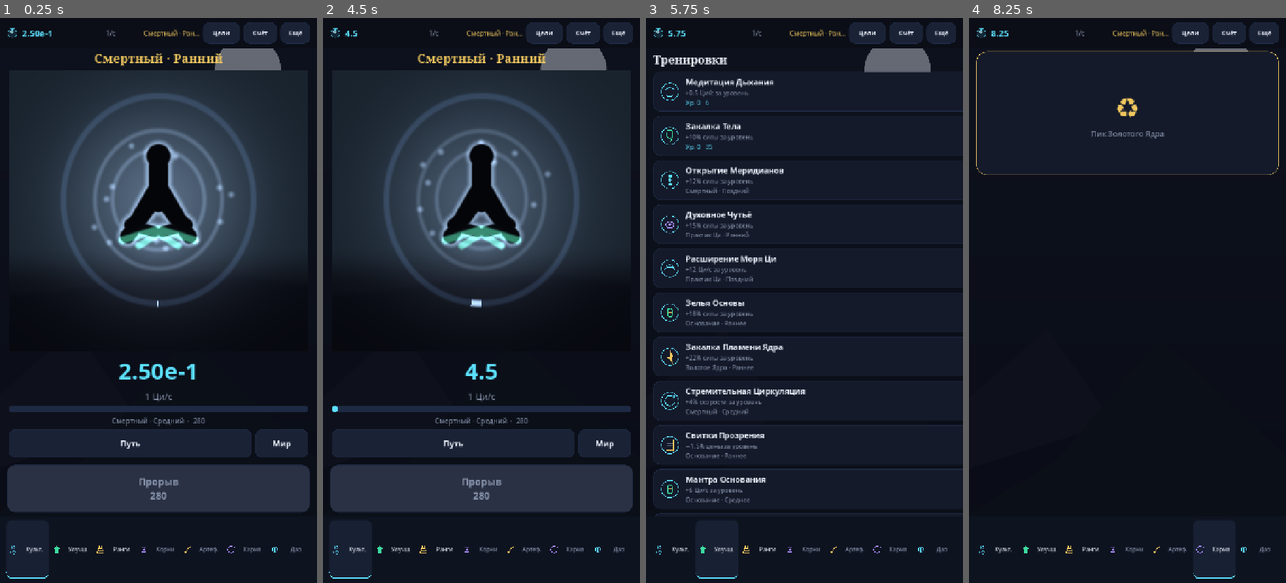
Above: before the commit, frames 1-4 (left to right).
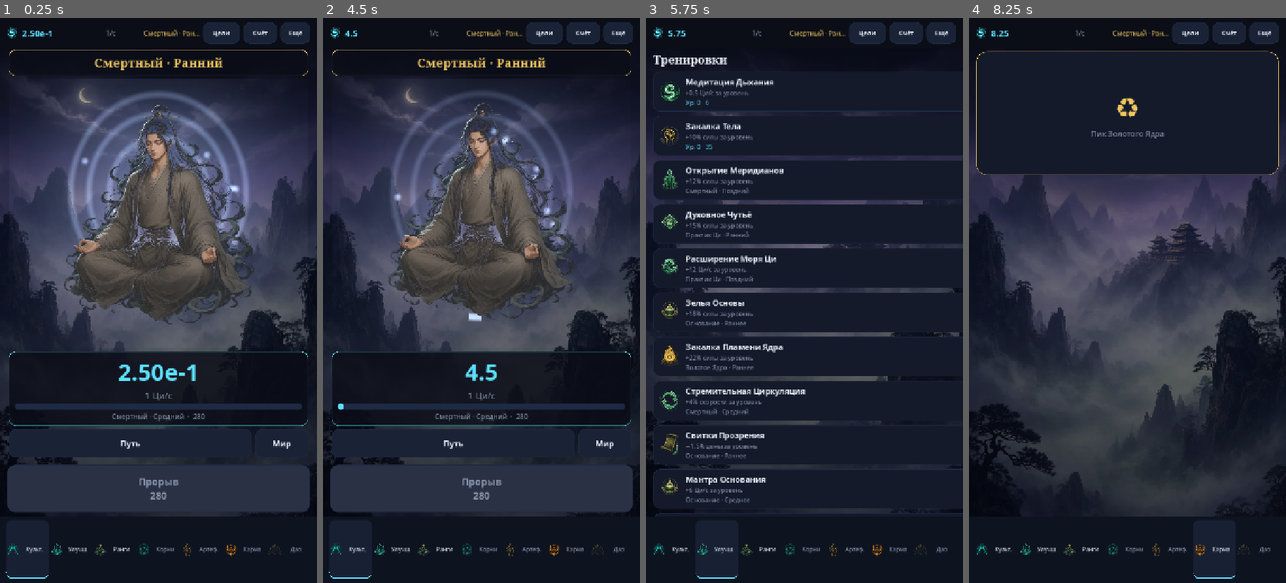
Above: after the commit, the same moments.

Repository: Garchita098/cultivation-beyond-heaven
Game: Godot game, scene res://scenes/main.tscn
Two runs of this game, one before a commit and one after it. Both use one fixed random seed, a clock stepped at 60 frames per second and the inputs below.
Inputs:
- Up to frame 1 (0.25 s): no input
- Up to frame 2 (4.5 s): click "Цели" at 0.5 s; click "Счёт" at 1.25 s; click "Ещё" at 2 s; click "Путь" at 2.75 s; click "Мир" at 3.5 s; click "Культ." at 4.25 s
- Up to frame 3 (5.75 s): click "Улучш." at 5 s
- Up to frame 4 (8.25 s): click "Ранги" at 5.75 s; click "Корни" at 6.5 s; click "Артеф." at 7.25 s; click "Карма" at 8 s

The runs differ from the first frame. In frame 1, 36% of the frame differs, in the area x 0-100%, y 1-96%; in frame 2, 34%; in frame 3, 8.0%; in frame 4, 44%.

Commit message:
Integrate the generated hero, world, and icon pack.
Heroes are webp, chosen by path or rank, with an additive aura, float, and Qi motes. Each world uses its 720p webp with drift and fog. Icons land on tabs, trainings, relics, roots, and path select. Screenshots are in docs/screenshots/stage4.

Co-authored-by: Garchita098 <Garchita098@users.noreply.github.com>

Diff:
--- /dev/null
+++ b/assets/shaders/hero_aura.gdshader
@@ -0,0 +1,74 @@
+shader_type canvas_item;
+render_mode blend_add, unshaded;
+
+uniform float tier = 0.0;
+uniform float progress = 0.0;
+uniform vec2 canvas_size = vec2(720.0, 760.0);
+uniform vec3 path_tint = vec3(-1.0, -1.0, -1.0);
+uniform float reduced = 0.0;
+
+float hsh(float n) {
+	return fract(sin(n) * 43758.5453);
+}
+
+vec3 aura_rgb(float t) {
+	vec3 mortal = vec3(0.55, 0.64, 0.75);
+	vec3 qi = vec3(0.361, 0.882, 1.0);
+	vec3 jade = vec3(0.239, 0.859, 0.627);
+	vec3 gold = vec3(0.941, 0.780, 0.369);
+	vec3 dao = vec3(0.655, 0.545, 0.980);
+	if (t < 1.0) {
+		return mix(mortal, qi, clamp(t, 0.0, 1.0));
+	}
+	if (t < 2.0) {
+		return mix(qi, jade, clamp(t - 1.0, 0.0, 1.0));
+	}
+	if (t < 3.0) {
+		return mix(jade, gold, clamp(t - 2.0, 0.0, 1.0));
+	}
+	return mix(gold, dao, clamp(t - 3.0, 0.0, 1.0));
+}
+
+void fragment() {
+	vec2 shortest = vec2(min(canvas_size.x, canvas_size.y));
+	vec2 p = (UV - vec2(0.5, 0.42)) * canvas_size / max(shortest.x, 1.0);
+	vec3 aura = aura_rgb(tier);
+	if (path_tint.x >= 0.0) {
+		aura = mix(aura, path_tint, 0.72);
+	}
+	float motion = reduced > 0.5 ? 0.0 : 1.0;
+	float pulse = 0.72 + 0.28 * sin(TIME * (1.2 + tier * 0.12)) * motion;
+	vec2 c = p;
+	float glow = exp(-dot(c, c) * (7.5 - tier * 0.4)) * pulse;
+	vec3 col = aura * glow * 0.55;
+	int rings = reduced > 0.5 ? 2 : 3;
+	for (int i = 0; i < 3; i++) {
+		if (i >= rings) {
+			break;
+		}
+		float fi = float(i);
+		float breathe = 0.01 * sin(TIME * 1.3 + fi) * motion;
+		float rr = 0.18 + fi * 0.07 + breathe;
+		float w = abs(length(c * vec2(1.0, 0.9)) - rr);
+		col += aura * smoothstep(0.02, 0.0, w) * (0.35 + tier * 0.05) * pulse;
+	}
+	int motes = reduced > 0.5 ? 0 : 10;
+	for (int i = 0; i < 10; i++) {
+		if (i >= motes) {
+			break;
+		}
+		float fi = float(i);
+		float dir = hsh(fi + 3.0) > 0.5 ? 1.0 : -1.0;
+		float ang = fi * 0.9 + TIME * (0.28 + tier * 0.08) * dir * motion;
+		float rad = 0.12 + hsh(fi + 9.0) * 0.22;
+		vec2 sp = vec2(cos(ang), sin(ang) * 0.72) * rad;
+		float d = length(c - sp);
+		col += aura * smoothstep(0.02, 0.0, d) * 0.7;
+	}
+	float ang = atan(c.x, -c.y);
+	float a01 = fract((ang + 3.14159265) / 6.2831853);
+	float ring_d = abs(length(c * vec2(1.0, 0.9)) - 0.42);
+	float on_ring = smoothstep(0.018, 0.004, ring_d);
+	col += aura * on_ring * step(a01, clamp(progress, 0.0, 1.0)) * 0.85;
+	COLOR = vec4(col, 1.0);
+}
--- /dev/null
+++ b/assets/shaders/world_fog.gdshader
@@ -0,0 +1,14 @@
+shader_type canvas_item;
+render_mode blend_mix, unshaded;
+
+uniform float reduced = 0.0;
+
+void fragment() {
+	float motion = reduced > 0.5 ? 0.0 : 1.0;
+	float drift = sin(TIME * 0.1 + UV.x * 4.0) * 0.03 * motion;
+	float low = smoothstep(0.42, 1.0, UV.y + drift);
+	float top = smoothstep(0.22, 0.0, UV.y);
+	float band = sin(UV.y * 9.0 + TIME * 0.15 * motion) * 0.5 + 0.5;
+	float alpha = max(low * 0.38, top * 0.5) + band * low * 0.06 * motion;
+	COLOR = vec4(0.02, 0.03, 0.07, alpha);
+}
--- a/autoload/game_state.gd
+++ b/autoload/game_state.gd
@@ -269,7 +269,7 @@
 
 
 func _emit_achievements(before: Dictionary) -> void:
-	if run == null:
+	if run == null or screenshot_mode:
 		return
 	for key in run.achievements.keys():
 		if not before.has(key):
--- a/scenes/main.gd
+++ b/scenes/main.gd
@@ -28,7 +28,10 @@
 var _status_rate: Label
 var _status_rank: Label
 var _world_bg: TextureRect
+var _fog: ColorRect
+var _fog_mat: ShaderMaterial
 var _bg_time: float = 0.0
+var _last_status_qi: String = ""
 var _content: Control
 var _cta: Control
 var _cta_btn: Button
@@ -76,9 +79,16 @@
 	_world_bg.mouse_filter = Control.MOUSE_FILTER_IGNORE
 	_world_bg.modulate = Color(1, 1, 1, 0.55)
 	add_child(_world_bg)
+	_fog = ColorRect.new()
+	_fog.set_anchors_preset(Control.PRESET_FULL_RECT)
+	_fog.mouse_filter = Control.MOUSE_FILTER_IGNORE
+	_fog_mat = ShaderMaterial.new()
+	_fog_mat.shader = load("res://assets/shaders/world_fog.gdshader")
+	_fog.material = _fog_mat
+	add_child(_fog)
 	var shade := ColorRect.new()
 	shade.set_anchors_preset(Control.PRESET_FULL_RECT)
-	shade.color = Color(0.043, 0.055, 0.09, 0.55)
+	shade.color = Color(0.043, 0.055, 0.09, 0.28)
 	shade.mouse_filter = Control.MOUSE_FILTER_IGNORE
 	add_child(shade)
 
@@ -162,9 +172,11 @@
 		if _world_bg.texture != null:
 			using_pack = str(_world_bg.texture.resource_path).begins_with("res://assets/art/")
 		_world_bg.modulate = Color(1, 1, 1, 0.92) if using_pack else tint
-		var drift := 0.0 if Prefs.reduced_effects else sin(_bg_time * 0.15) * 10.0
-		_world_bg.offset_left = -24.0 + drift
-		_world_bg.offset_right = 24.0 + drift
+		var drift := 0.0 if Prefs.reduced_effects else sin(_bg_time * 0.12) * 18.0
+		_world_bg.offset_left = -28.0 + drift
+		_world_bg.offset_right = 28.0 + drift
+		if _fog_mat != null:
+			_fog_mat.set_shader_parameter("reduced", 1.0 if Prefs.reduced_effects else 0.0)
 	if not _shooting:
 		GameState.tick(delta)
 		if not GameState.screenshot_mode:
@@ -381,7 +393,13 @@
 	var spec: Dictionary = TABS[index]
 	var id := str(spec["id"])
 	for key in _pages.keys():
-		(_pages[key] as Control).visible = key == id
+		var page: Control = _pages[key]
+		var show: bool = key == id
+		page.visible = show
+		if show and not Prefs.reduced_effects:
+			page.modulate.a = 0.0
+			var fade := create_tween()
+			fade.tween_property(page, "modulate:a", 1.0, 0.18)
 	var show_cta := bool(spec.get("cta", false))
 	_cta.visible = show_cta
 	_content.offset_bottom = -(NAV_H + (CTA_H if show_cta else 0.0))
@@ -413,7 +431,14 @@
 	var run := GameState.run
 	if run == null or not Content.valid:
 		return
-	_status_qi.text = Economy.format_qi(run.qi)
+	var qi_text := Economy.format_qi(run.qi)
+	if qi_text != _last_status_qi and _last_status_qi != "" and not Prefs.reduced_effects:
+		_status_qi.pivot_offset = _status_qi.size * 0.5
+		_status_qi.scale = Vector2(1.08, 1.08)
+		var pop := create_tween()
+		pop.tween_property(_status_qi, "scale", Vector2.ONE, 0.18)
+	_last_status_qi = qi_text
+	_status_qi.text = qi_text
 	_status_rate.text = "%s/с" % Economy.format_qi(BigNum.from_float(GameState.last_prod))
 	var rank: Dictionary = Content.data.rank_at(run.rank_index)
 	_status_rank.text = str(rank.get("name_ru", ""))
@@ -428,9 +453,9 @@
 
 
 func _pulse() -> void:
-	_flash.color.a = 0.45
+	_flash.color.a = 0.55
 	var tw := create_tween()
-	tw.tween_property(_flash, "color:a", 0.0, 0.45)
+	tw.tween_property(_flash, "color:a", 0.0, 0.55)
 
 
 func _on_feature(feature_id: String) -> void:
@@ -456,6 +481,15 @@
 	"world_void",
 	"world_chaos",
 	"tab_automation",
+	"rank_hero",
+	"bg_spirit",
+	"bg_heavenly",
+	"bg_void",
+	"bg_chaos",
+	"achievements",
+	"stats",
+	"settings",
+	"toast",
 ]
 
 
@@ -495,6 +529,10 @@
 	_path_sheet.visible = false
 	_ascension_modal.visible = false
 	_world_sheet.visible = false
+	_achievements.visible = false
+	_stats.visible = false
+	_settings.visible = false
+	_toast.visible = false
 	var name := str(_EXTRA_SHOTS[index])
 	if name == "rebirth_confirm":
 		_show_tab(5)
@@ -528,6 +566,36 @@
 			GameState.run.world_res["spirit_essence"] = 40.0
 		_show_tab(0)
 		_world_sheet.show_world()
+	elif name == "rank_hero":
+		_world_sheet.visible = false
+		GameState.run.path_joined = false
+		GameState.run.world_id = "mortal_world"
+		_show_tab(0)
+	elif name.begins_with("bg_"):
+		_world_sheet.visible = false
+		GameState.run.path_joined = true
+		GameState.run.path_id = "heavenly_sword"
+		var world_id: String = {
+			"bg_spirit": "spirit_world",
+			"bg_heavenly": "heavenly_world",
+			"bg_void": "void_dimension",
+			"bg_chaos": "chaos_origin",
+		}[name]
+		GameState.run.world_id = world_id
+		_show_tab(0)
+	elif name == "achievements":
+		_show_tab(0)
+		_achievements.show_sheet()
+	elif name == "stats":
+		_achievements.visible = false
+		_stats.show_sheet()
+	elif name == "settings":
+		_stats.visible = false
+		_settings.show_sheet()
+	elif name == "toast":
+		_settings.visible = false
+		_show_tab(0)
+		_show_toast("asc_1")
 	elif name == "tab_automation":
 		_world_sheet.visible = false
 		GameState.run.world_id = "mortal_world"
--- a/scenes/path_sheet.gd
+++ b/scenes/path_sheet.gd
@@ -75,6 +75,11 @@
 	var tint := CBHTheme.path_color(id)
 	var chosen := run != null and run.path_joined and run.path_id == id
 	button.text = str(path["name_ru"])
+	var emblem := ArtBank.path_icon(id)
+	if emblem != null:
+		button.icon = emblem
+		button.expand_icon = true
+		button.add_theme_constant_override("icon_max_width", 36)
 	var style := CBHTheme.flat(tint if chosen else CBHTheme.COL_PANEL, tint, 16, 2)
 	button.add_theme_stylebox_override("normal", style)
 	button.add_theme_stylebox_override("hover", style)
--- a/scenes/tabs/artifacts_view.gd
+++ b/scenes/tabs/artifacts_view.gd
@@ -103,6 +103,11 @@
 		button.add_theme_color_override("font_color", CBHTheme.COL_MUTED)
 	else:
 		button.text = str(art.get("name_ru", aid)).split(" ")[0]
+		var emblem := ArtBank.artifact_icon(aid)
+		if emblem != null:
+			button.icon = emblem
+			button.expand_icon = true
+			button.add_theme_constant_override("icon_max_width", 28)
 		button.add_theme_color_override("font_color", color)
 		button.pressed.connect(func():
 			_selected = aid
@@ -125,6 +130,11 @@
 		var lvl := int(GameState.run.artifacts_owned[aid])
 		var on := GameState.run.artifacts_equipped.has(aid)
 		button.text = "%s\n%s%d" % [str(art.get("name_ru", "")).split(" ")[0], "● " if on else "", lvl]
+		var emblem := ArtBank.artifact_icon(aid)
+		if emblem != null:
+			button.icon = emblem
+			button.expand_icon = true
+			button.add_theme_constant_override("icon_max_width", 28)
 		button.pressed.connect(func():
 			_selected = aid
 			GameState.toggle_artifact(aid)
--- a/scenes/tabs/cultivation_view.gd
+++ b/scenes/tabs/cultivation_view.gd
@@ -3,10 +3,13 @@
 
 var _shader_rect: ColorRect
 var _mat: ShaderMaterial
+var _aura: ColorRect
+var _aura_mat: ShaderMaterial
 var _hero: TextureRect
+var _qi_label: Label
 var _float_t: float = 0.0
+var _last_qi: String = ""
 var _rank_label: Label
-var _qi_label: Label
 var _rate_label: Label
 var _next_label: Label
 var _bar: ProgressBar
@@ -29,39 +32,61 @@
 	col.size_flags_vertical = Control.SIZE_EXPAND_FILL
 	margin.add_child(col)
 
+	var rank_panel := PanelContainer.new()
+	rank_panel.add_theme_stylebox_override("panel", CBHTheme.flat(Color(0.04, 0.05, 0.09, 0.72), CBHTheme.COL_GOLD, 14, 1))
+	col.add_child(rank_panel)
 	_rank_label = Label.new()
 	_rank_label.horizontal_alignment = HORIZONTAL_ALIGNMENT_CENTER
 	CBHTheme.style_label(_rank_label, theme.font_serif, 28, CBHTheme.COL_GOLD)
-	col.add_child(_rank_label)
-
+	rank_panel.add_child(_rank_label)
+
+	var stage := Control.new()
+	stage.size_flags_vertical = Control.SIZE_EXPAND_FILL
+	stage.custom_minimum_size = Vector2(0, 420)
+	stage.mouse_filter = Control.MOUSE_FILTER_IGNORE
+	col.add_child(stage)
 	_shader_rect = ColorRect.new()
-	_shader_rect.size_flags_vertical = Control.SIZE_EXPAND_FILL
-	_shader_rect.custom_minimum_size = Vector2(0, 420)
+	_shader_rect.set_anchors_preset(Control.PRESET_FULL_RECT)
 	_shader_rect.color = Color.WHITE
 	_shader_rect.mouse_filter = Control.MOUSE_FILTER_IGNORE
 	var shader: Shader = load("res://assets/shaders/cultivator_aura.gdshader")
 	_mat = ShaderMaterial.new()
 	_mat.shader = shader
 	_shader_rect.material = _mat
-	col.add_child(_shader_rect)
+	stage.add_child(_shader_rect)
+	_aura = ColorRect.new()
+	_aura.set_anchors_preset(Control.PRESET_FULL_RECT)
+	_aura.mouse_filter = Control.MOUSE_FILTER_IGNORE
+	_aura.visible = false
+	var aura_shader: Shader = load("res://assets/shaders/hero_aura.gdshader")
+	_aura_mat = ShaderMaterial.new()
+	_aura_mat.shader = aura_shader
+	_aura.material = _aura_mat
+	stage.add_child(_aura)
 	_hero = TextureRect.new()
 	_hero.set_anchors_preset(Control.PRESET_FULL_RECT)
-	_hero.offset_top = 40.0
-	_hero.offset_bottom = -20.0
+	_hero.offset_top = 8.0
+	_hero.offset_bottom = -8.0
 	_hero.expand_mode = TextureRect.EXPAND_IGNORE_SIZE
 	_hero.stretch_mode = TextureRect.STRETCH_KEEP_ASPECT_CENTERED
 	_hero.mouse_filter = Control.MOUSE_FILTER_IGNORE
-	_shader_rect.add_child(_hero)
-
+	stage.add_child(_hero)
+
+	var qi_panel := PanelContainer.new()
+	var qi_style := CBHTheme.flat(Color(0.04, 0.05, 0.09, 0.82), CBHTheme.COL_QI, 16, 1)
+	qi_panel.add_theme_stylebox_override("panel", qi_style)
+	col.add_child(qi_panel)
+	var qi_box := VBoxContainer.new()
+	qi_panel.add_child(qi_box)
 	_qi_label = Label.new()
 	_qi_label.horizontal_alignment = HORIZONTAL_ALIGNMENT_CENTER
 	CBHTheme.style_label(_qi_label, theme.font_bold, 52, CBHTheme.COL_QI)
-	col.add_child(_qi_label)
+	qi_box.add_child(_qi_label)
 
 	_rate_label = Label.new()
 	_rate_label.horizontal_alignment = HORIZONTAL_ALIGNMENT_CENTER
 	CBHTheme.style_label(_rate_label, theme.font_sans, 20, CBHTheme.COL_MUTED)
-	col.add_child(_rate_label)
+	qi_box.add_child(_rate_label)
 
 	_bar = ProgressBar.new()
 	_bar.show_percentage = false
@@ -75,12 +100,12 @@
 	back.set_corner_radius_all(7)
 	_bar.add_theme_stylebox_override("fill", fill)
 	_bar.add_theme_stylebox_override("background", back)
-	col.add_child(_bar)
+	qi_box.add_child(_bar)
 
 	_next_label = Label.new()
 	_next_label.horizontal_alignment = HORIZONTAL_ALIGNMENT_CENTER
 	CBHTheme.style_label(_next_label, theme.font_sans, 16, CBHTheme.COL_MUTED)
-	col.add_child(_next_label)
+	qi_box.add_child(_next_label)
 
 	var actions := HBoxContainer.new()
 	actions.add_theme_constant_override("separation", 8)
@@ -109,10 +134,11 @@
 		return
 	_float_t += delta
 	if _hero != null and _hero.texture != null and not Prefs.reduced_effects:
-		var bob := sin(_float_t * 1.35) * 6.0
-		_hero.offset_top = 28.0 + bob
+		var bob := sin(_float_t * 1.25) * 8.0
+		_hero.pivot_offset = _hero.size * 0.5
+		_hero.offset_top = 4.0 + bob
 		_hero.offset_bottom = -12.0 + bob
-		_hero.scale = Vector2.ONE * (1.0 + sin(_float_t * 1.1) * 0.012)
+		_hero.scale = Vector2.ONE * (1.0 + sin(_float_t * 1.05) * 0.012)
 	refresh()
 
 
@@ -122,7 +148,11 @@
 	var run := GameState.run
 	var rank: Dictionary = Content.data.rank_at(run.rank_index)
 	_rank_label.text = str(rank.get("name_ru", ""))
-	_qi_label.text = Economy.format_qi(run.qi)
+	var qi_text := Economy.format_qi(run.qi)
+	if qi_text != _last_qi and _last_qi != "":
+		_pop_number(_qi_label)
+	_last_qi = qi_text
+	_qi_label.text = qi_text
 	var rate := BigNum.from_float(GameState.last_prod)
 	_rate_label.text = "%s Ци/с" % Economy.format_qi(rate)
 	var nxt := Economy.next_rank(run, EconomyCore.STAGE_CAP)
@@ -136,19 +166,27 @@
 		progress = clampf(run.qi.ratio_to(cost), 0.0, 1.0)
 		_bar.value = progress
 		_next_label.text = "%s  ·  %s" % [str(nxt.get("name_ru", "")), Economy.format_qi(cost)]
+	var hero_tex: Texture2D = null
 	if _hero != null:
-		var hero_tex := ArtBank.hero(run)
+		hero_tex = ArtBank.hero(run)
 		if _hero.texture != hero_tex:
 			_hero.texture = hero_tex
 		_hero.visible = hero_tex != null
-	if _mat:
-		_mat.set_shader_parameter("tier", _tier(rank))
-		_mat.set_shader_parameter("progress", progress)
-		_mat.set_shader_parameter("canvas_size", _shader_rect.size)
+	var use_sprite := hero_tex != null
+	_shader_rect.visible = not use_sprite
+	if _aura != null:
+		_aura.visible = use_sprite
+	var active_mat := _aura_mat if use_sprite else _mat
+	if active_mat:
+		active_mat.set_shader_parameter("tier", _tier(rank))
+		active_mat.set_shader_parameter("progress", progress)
+		active_mat.set_shader_parameter("canvas_size", _shader_rect.size)
+		if use_sprite:
+			active_mat.set_shader_parameter("reduced", 1.0 if Prefs.reduced_effects else 0.0)
 		var tint := Color(-1, -1, -1)
 		if run.path_joined:
 			tint = CBHTheme.path_color(run.path_id)
-		_mat.set_shader_parameter("path_tint", Vector3(tint.r, tint.g, tint.b))
+		active_mat.set_shader_parameter("path_tint", Vector3(tint.r, tint.g, tint.b))
 	_refresh_path_chip(run)
 
 
@@ -206,6 +244,13 @@
 				GameState.try_skip()
 
 
+func _pop_number(label: Label) -> void:
+	label.pivot_offset = label.size * 0.5
+	label.scale = Vector2(1.12, 1.12)
+	var tw := create_tween()
+	tw.tween_property(label, "scale", Vector2.ONE, 0.22)
+
+
 func _tier(rank: Dictionary) -> float:
 	match str(rank.get("major", "")):
 		"mortal":
--- a/scenes/tabs/talents_view.gd
+++ b/scenes/tabs/talents_view.gd
@@ -118,6 +118,11 @@
 	else:
 		var root := _root(str(talent["root_id"]))
 		button.text = "%s\n+%d%%" % [str(ELEMENTS.get(str(root.get("element", "")), "")), int(round(_value(talent) * 100.0))]
+		var emblem := ArtBank.root_icon(str(talent["root_id"]))
+		if emblem != null:
+			button.icon = emblem
+			button.expand_icon = true
+			button.add_theme_constant_override("icon_max_width", 28)
 		button.add_theme_color_override("font_color", color)
 		button.pressed.connect(func():
 			_selected = uid
@@ -135,6 +140,11 @@
 	button.focus_mode = Control.FOCUS_NONE
 	button.custom_minimum_size = Vector2(0, 64)
 	button.alignment = HORIZONTAL_ALIGNMENT_LEFT
+	var root_icon := ArtBank.root_icon(str(talent["root_id"]))
+	if root_icon != null:
+		button.icon = root_icon
+		button.expand_icon = true
+		button.add_theme_constant_override("icon_max_width", 32)
 	button.text = "%s   %s   +%d%%" % [
 		"●" if on else "○",
 		str(ELEMENTS.get(str(root.get("element", "")), root.get("name_ru", ""))),
--- a/scripts/art_bank.gd
+++ b/scripts/art_bank.gd
@@ -1,8 +1,6 @@
 class_name ArtBank
 extends RefCounted
 ## Resolves stage-4 art under res://assets/art/ and falls back to the stage-1 placeholders.
-## The generated pack (cbh_art.tar.gz) was not in this workspace, so the fallbacks are what ship
-## until those files are added at the paths below.
 
 
 static func texture(path: String) -> Texture2D:
@@ -40,6 +38,19 @@
 	if art != null:
 		return art
 	return texture("res://assets/icons/upgrades/%s.png" % mapped)
+
+
+static func artifact_icon(aid: String) -> Texture2D:
+	return icon("res://assets/art/icons/artifact_%s_64.png" % aid, "")
+
+
+static func path_icon(path_id: String) -> Texture2D:
+	return icon("res://assets/art/icons/path_%s_64.png" % path_id, "")
+
+
+static func root_icon(root_id: String) -> Texture2D:
+	var element := root_id.trim_suffix("_root")
+	return icon("res://assets/art/icons/root_%s_64.png" % element, "")
 
 
 static func qi_icon() -> Texture2D:
Binary file added: assets/art/bg/bg_chaos.webp
Not shown, added: assets/art/bg/bg_chaos.webp.import
Binary file added: assets/art/bg/bg_heavenly.webp
Not shown, added: assets/art/bg/bg_heavenly.webp.import
Binary file added: assets/art/bg/bg_mortal.webp
Not shown, added: assets/art/bg/bg_mortal.webp.import
Binary file added: assets/art/bg/bg_spirit.webp
Not shown, added: assets/art/bg/bg_spirit.webp.import
Binary file added: assets/art/bg/bg_void.webp
Not shown, added: assets/art/bg/bg_void.webp.import
Binary file added: assets/art/hero/hero_base.webp
Not shown, added: assets/art/hero/hero_base.webp.import
(and 246 more such lines)
